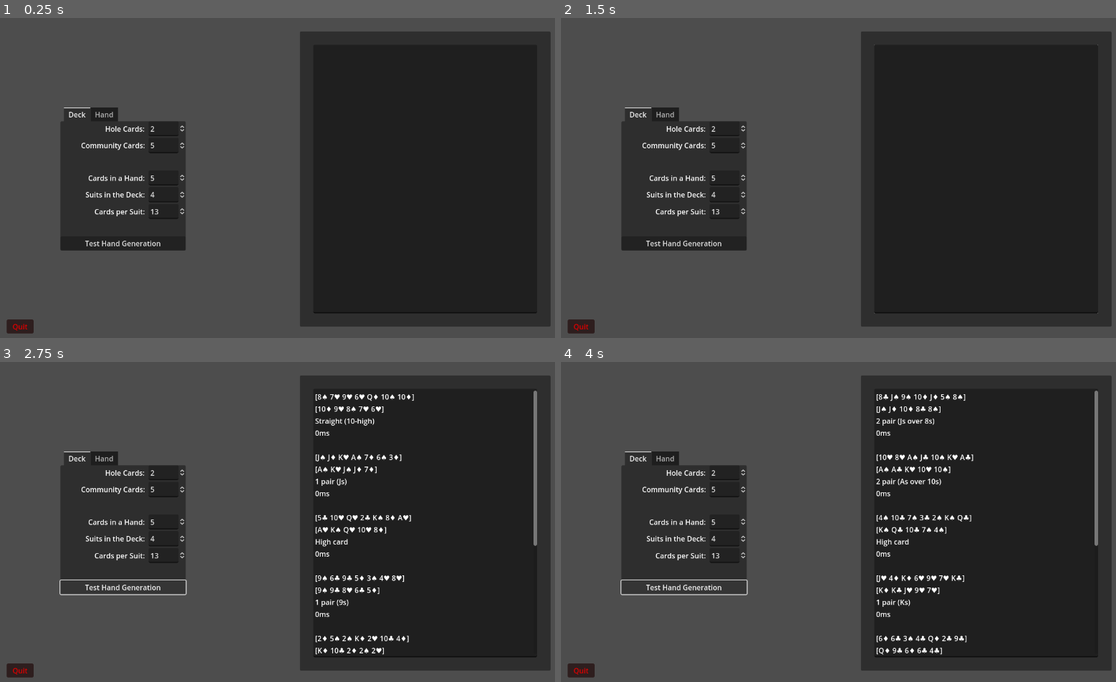
Above: before the commit, frames 1-4 (two rows, left to right).
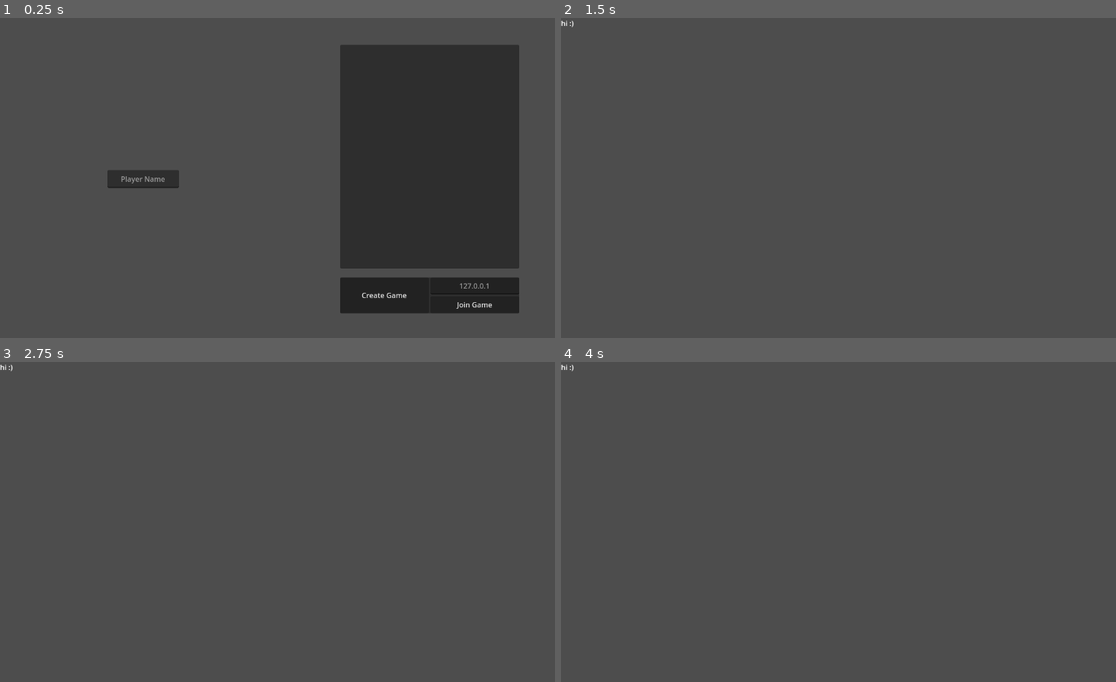
Above: after the commit, the same moments.

Repository: rwilson02/Poker-Party
Game: Godot game, scene res://scenes/Main.tscn
Same seed, same stepped clock (60 frames per second), same inputs: the game is played once before the commit and once after it. Before the commit the project starts from res://scenes/debug/test_hands.tscn.
Inputs (mouse positions are in pixels of both pictures, inside the frame that each line leads up to):
- Up to frame 1 (0.25 s): no input
- Up to frame 2 (1.5 s): click (943, 296) at 0.5 s, where only the run after the commit has a clickable "Create Game"; click (943, 296) at 1.25 s, where only the run after the commit has a clickable "Start Game"
- Up to frame 3 (2.75 s): click (122, 586) at 2 s, where only the run before the commit has a clickable "Test Hand Generation"
- Up to frame 4 (4 s): click (683, 586) at 2.75 s, where only the run before the commit has a clickable "Test Hand Generation"; click (683, 586) at 3.5 s, where only the run before the commit has a clickable "Test Hand Generation"

The runs differ from the first frame. In frame 1, 24% of the frame differs, in the area x 1-100%, y 4-99%; in frame 2, 51%, in the area x 0-100%, y 0-99%; in frame 3, 50%; in frame 4, 50%.

Commit message:
begin sculpting the main gameplay loop
also readjusting the lobby controls

Diff:
--- a/project.godot
+++ b/project.godot
@@ -11,7 +11,7 @@
 [application]
 
 config/name="Poker Party"
-run/main_scene="res://scenes/debug/test_hands.tscn"
+run/main_scene="res://scenes/Main.tscn"
 config/features=PackedStringArray("4.0", "Forward Plus")
 config/icon="res://icon.svg"
 
--- a/rules/base_rules.json
+++ b/rules/base_rules.json
@@ -16,5 +16,7 @@
 		"1P": 100,
 		"HC": 000,
 		"": -9999,
-	}
+	},
+	"ANTE": 20,
+	"GAMEPLAY_ROUNDS": 5
 }
--- a/scenes/Gameplay.tscn
+++ b/scenes/Gameplay.tscn
@@ -1,6 +1,9 @@
-[gd_scene format=3 uid="uid://bdhun1e2i03cn"]
+[gd_scene load_steps=2 format=3 uid="uid://bdhun1e2i03cn"]
+
+[ext_resource type="Script" path="res://scripts/gameplay.gd" id="1_3vg1j"]
 
 [node name="Gameplay" type="Node"]
+script = ExtResource("1_3vg1j")
 
 [node name="Label" type="Label" parent="."]
 offset_right = 40.0
--- /dev/null
+++ b/scripts/gameplay.gd
@@ -0,0 +1,75 @@
+extends Node
+
+@onready var players: Dictionary = Netgame.players
+var ready_players = 0
+
+enum STAGE {AWAITING, ANTE, PREBETTING, BETTING}
+
+var active_player_order: Array
+var folded_players: Array
+var losers: Array
+var round_start_index = -1
+var pot = 0
+var deck = range(0, Rules.get_deck_size())
+var round_state = STAGE.AWAITING
+var rounds_remaining = Rules.RULES["GAMEPLAY_ROUNDS"]
+
+func _ready():
+	rpc_id(1, "player_ready")
+
+@rpc("any_peer", "call_local", "reliable")
+func player_ready():
+	prints(multiplayer.get_remote_sender_id(), "ready")
+	ready_players += 1
+	if ready_players == players.keys().size():
+		gameplay_loop()
+
+# Server-side function to get values back from players
+@rpc("any_peer", "reliable", "call_local")
+func receive_value(value: Variant):
+	match round_state:
+		STAGE.ANTE:
+			if value == null:
+				losers.append(multiplayer.get_remote_sender_id())
+			else:
+				players[multiplayer.get_remote_sender_id()].chips -= value
+				pot += value
+
+# Corresponding client-side function to send those values
+func send_to_server(value: Variant):
+	receive_value.rpc_id(1, value)
+
+func gameplay_loop():
+	print("play ball")
+
+	for player_id in players:
+		active_player_order.append(player_id)
+	active_player_order.shuffle()
+
+	while(active_player_order.size() > 1 or rounds_remaining > 0):
+		round_start_index += 1
+		rounds_remaining -= 1
+		active_player_order.map(func(c): return absi(c))
+
+		round_state = STAGE.ANTE
+		for player_id in active_player_order.size():
+			get_ante.rpc_id(player_id)
+
+		# do initial deal (player hands and comm cards)
+		# do first betting round
+		# while current comm cards < rules comm cards
+		#	 show comm card
+		#	 do betting round
+		# if there are still players
+		#	 do showdown
+		# award pot to winner
+		# do rule change
+
+@rpc("any_peer", "call_local", "reliable")
+func get_ante():
+	var me = Netgame.players[multiplayer.get_unique_id()]
+	if me.chips <= 0:
+		send_to_server(null)
+	else:
+		var ante = mini(me.chips, Rules.RULES["ANTE"])
+		send_to_server(ante)
--- a/scripts/lobby.gd
+++ b/scripts/lobby.gd
@@ -2,9 +2,8 @@
 
 @onready var player_display = $LobbyControls/PlayerDisplay/MarginContainer/RichTextLabel
 @onready var address_bar = $LobbyControls/Control/PreGame/VBoxContainer/Address
-@onready var other_buttons = $LobbyControls/Control/PreGame
-@onready var start_button = $LobbyControls/Control/InGame/StartButton
-@onready var cancel_button = $LobbyControls/Control/InGame/CancelButton
+@onready var lobby_controls = $LobbyControls/Control/PreGame
+@onready var start_controls = $LobbyControls/Control/InGame
 
 @onready var name_input = $PlayerSetup/LineEdit
 
@@ -13,7 +12,7 @@
 	Netgame.test_player_conditions.connect(test_start)
 
 func test_start(remaining_players):
-	start_button.disabled = false if remaining_players >= 2 else true
+	start_controls.get_node("StartButton").disabled = false if remaining_players >= 2 else true
 
 func update_player_display(_remaining = null):
 	var template_string = "%s\n"
@@ -41,9 +40,9 @@
 	name_input.editable = false
 
 	Netgame.create_game()
-	other_buttons.visible = false
-	start_button.visible = true
-	cancel_button.visible = true
+	lobby_controls.visible = false
+	start_controls.visible = true
+	start_controls.get_node("StartButton").visible = true
 
 func on_join_button():
 	if not name_input.text.is_empty():
@@ -51,8 +50,9 @@
 	name_input.editable = false
 
 	Netgame.join_game(address_bar.text)
-	other_buttons.visible = false
-	cancel_button.visible = true
+	lobby_controls.visible = false
+	start_controls.visible = true
+	start_controls.get_node("StartButton").visible = false
 
 func on_cancel_button():
 	if multiplayer.is_server():
@@ -62,9 +62,8 @@
 	multiplayer.multiplayer_peer = null
 	update_player_display()
 
-	start_button.visible = false
-	cancel_button.visible = false
-	other_buttons.visible = true
+	start_controls.visible = false
+	lobby_controls.visible = true
 	name_input.editable = true
 
 func on_start_button():
--- a/scripts/main.gd
+++ b/scripts/main.gd
@@ -2,8 +2,6 @@
 
 var lobby = preload("res://scenes/Lobby.tscn")
 var gameplay = preload("res://scenes/Gameplay.tscn")
-
-var players
 
 func _ready():
 	pass
@@ -20,4 +18,4 @@
 func _real_goto_scene(scene: PackedScene):
 	get_child(0).free()
 	var new_scene = scene.instantiate()
-	add_child(new_scene)
+	add_child(new_scene, true)
--- a/scripts/multiplayer.gd
+++ b/scripts/multiplayer.gd
@@ -10,8 +10,6 @@
 const MAX_CONNECTIONS = 10
 
 var players = {}
-var players_loaded = 0
-
 var player_info = {
 	"name": "Player",
 	"cards": [],
--- a/scripts/rules.gd
+++ b/scripts/rules.gd
@@ -64,6 +64,7 @@
 				RULES["HAND_RANKS"].merge(card_rules, true)
 			_:
 				push_error("wait you can't have that many")
+		integerize(RULES)
 
 func load_json_at(path: String):
 	var it = JSON.parse_string(FileAccess.get_file_as_string(path))
